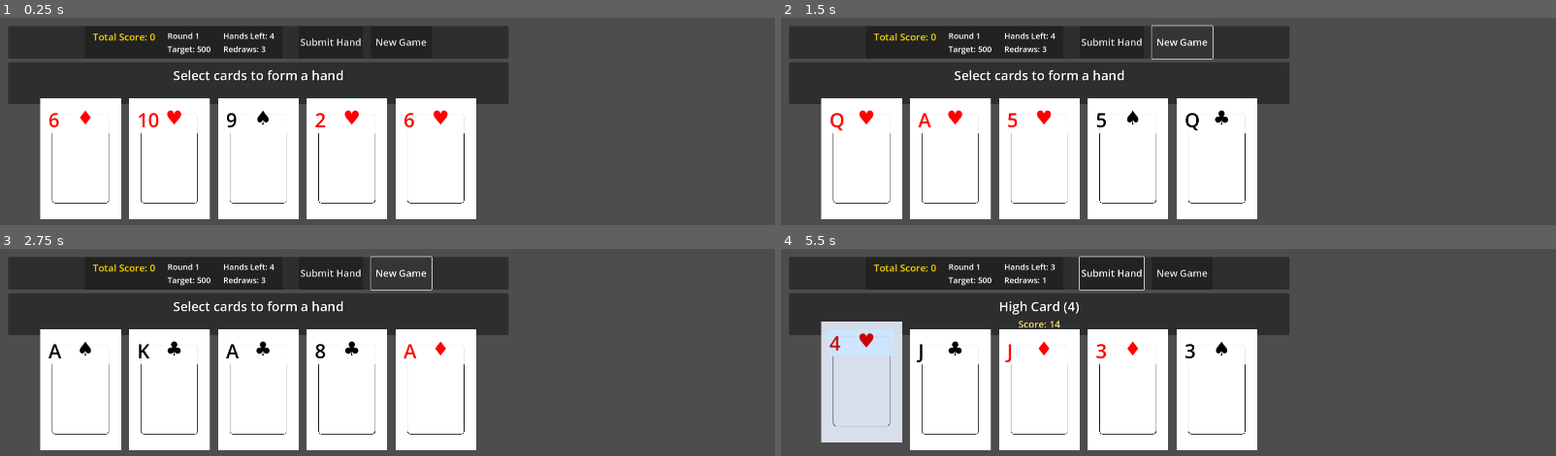
Above: before the commit, frames 1-4 (two rows, left to right).
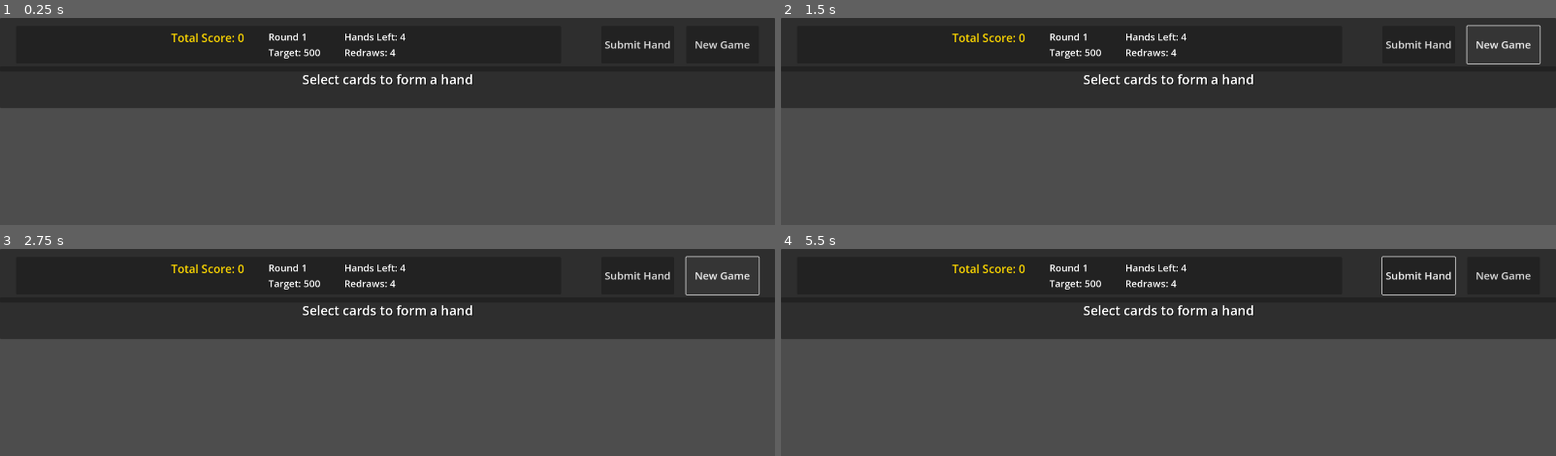
Above: after the commit, the same moments.

Repository: siwanetzu/cardgame
Game: Godot game, scene res://card_manager.tscn
Two runs of this game, one before a commit and one after it. Both use one fixed random seed, a clock stepped at 60 frames per second and the inputs below.
Inputs (mouse positions are in pixels of both pictures, inside the frame that each line leads up to):
- Up to frame 1 (0.25 s): no input
- Up to frame 2 (1.5 s): click "Submit Hand" at 0.5 s; click "New Game" at 1.25 s
- Up to frame 3 (2.75 s): click "New Game" at 2 s
- Up to frame 4 (5.5 s): click "Submit Hand" at 2.75 s; click "New Game" at 3.5 s; click "Submit Hand" at 4.25 s; tap Enter (ui_accept) at 5 s; move the mouse to (858, 389) at 5.02 s; hold Enter (ui_accept) from 5.03 s (still down); click (858, 389) at 5.17 s

The runs differ from the first frame. In frame 1, 52% of the frame differs, in the area x 0-100%, y 0-98%; in frame 2, 50%; in frame 3, 50%; in frame 4, 52%.

Commit message:
UI improvements

Diff:
--- a/card_manager.gd
+++ b/card_manager.gd
@@ -1,4 +1,4 @@
-extends Node2D  # Root must be Node2D for positioning
+extends Control  # Root must be Control for UI layout
 
 @onready var deck = $Deck  # Reference to deck system
 @onready var card_container = $CardContainer  # Where drawn cards are displayed
@@ -59,30 +59,61 @@
 	submit_button.disabled = false
 	new_game_button.disabled = false
 
-func draw_hand(count):
+func draw_hand(count: int, redraw_selected: bool = false):
+	if redraw_selected and selected_cards.is_empty():
+		return  # Don't redraw if no cards are selected
+
 	if not game_manager.redraw_hand():
 		# Can't redraw - either out of redraws or hands
 		if game_manager.is_game_over():
 			show_game_over()
 		return
 
-	# Clear any existing cards
-	for child in card_container.get_children():
-		child.queue_free()
-	selected_cards.clear()
-	current_score = 0
-	update_hand_display("Select cards to form a hand", Color(1, 1, 1, 1))
-	update_score_display(0)
-
-	# Draw new cards
-	for i in range(count):
-		var card_data = deck.draw_card()
-		if card_data:
-			var new_card = card_scene.instantiate()
-			new_card.rank = card_data.rank
-			new_card.suit = card_data.suit
-			card_container.add_child(new_card)
-			new_card.selection_changed.connect(_on_card_selection_changed)
+	if redraw_selected:
+		# Get the indices of selected cards to maintain position
+		var selected_indices = []
+		var all_cards = card_container.get_children()
+		for card in selected_cards:
+			selected_indices.append(all_cards.find(card))
+		selected_indices.sort()  # Sort to process from left to right
+
+		# Remove only the selected cards
+		for card in selected_cards:
+			card.queue_free()
+
+		# Draw new cards in the same positions
+		for idx in selected_indices:
+			var card_data = deck.draw_card()
+			if card_data:
+				var new_card = card_scene.instantiate()
+				new_card.rank = card_data.rank
+				new_card.suit = card_data.suit
+				card_container.add_child(new_card)
+				card_container.move_child(new_card, idx)  # Move to original position
+				new_card.selection_changed.connect(_on_card_selection_changed)
+
+		selected_cards.clear()
+		current_score = 0
+		update_score_display(0)
+		update_hand_display("Select cards to form a hand", Color(1, 1, 1, 1))
+	else:
+		# Clear any existing cards for a full new hand
+		for child in card_container.get_children():
+			child.queue_free()
+		selected_cards.clear()
+		current_score = 0
+		update_hand_display("Select cards to form a hand", Color(1, 1, 1, 1))
+		update_score_display(0)
+
+		# Draw new cards
+		for i in range(count):
+			var card_data = deck.draw_card()
+			if card_data:
+				var new_card = card_scene.instantiate()
+				new_card.rank = card_data.rank
+				new_card.suit = card_data.suit
+				card_container.add_child(new_card)
+				new_card.selection_changed.connect(_on_card_selection_changed)
 
 func _on_card_selection_changed(card, is_selected):
 	if is_selected:
@@ -223,10 +254,10 @@
 func _on_new_game_pressed():
 	start_new_game()
 
-# Space bar now only works if we can redraw
+# Space bar now redraws only selected cards
 func _input(event):
 	if event.is_action_pressed("ui_accept"):
-		draw_hand(5)
+		draw_hand(5, true)  # true indicates redraw only selected cards
 
 func show_game_over():
 	update_hand_display("Game Over! Final Score: " + str(game_manager.current_chips), Color(1, 0, 0, 1))
--- a/card_manager.tscn
+++ b/card_manager.tscn
@@ -5,7 +5,13 @@
 [ext_resource type="PackedScene" uid="uid://byfesufh0rm42" path="res://Deck.tscn" id="2_oht2j"]
 [ext_resource type="Script" path="res://game_manager.gd" id="4_u8n2k"]
 
-[node name="CardManager" type="Node2D"]
+[node name="CardManager" type="Control"]
+layout_mode = 3
+anchors_preset = 15
+anchor_right = 1.0
+anchor_bottom = 1.0
+grow_horizontal = 2
+grow_vertical = 2
 script = ExtResource("1_6miio")
 card_scene = ExtResource("2_7w3n1")
 
@@ -15,92 +21,100 @@
 [node name="Deck" parent="." instance=ExtResource("2_oht2j")]
 
 [node name="TopBar" type="PanelContainer" parent="."]
-offset_left = 20.0
-offset_top = 20.0
-offset_right = 1260.0
-offset_bottom = 90.0
+layout_mode = 1
+anchors_preset = 10
+anchor_right = 1.0
+offset_bottom = 100.0
+grow_horizontal = 2
 
-[node name="HBoxContainer" type="HBoxContainer" parent="TopBar"]
+[node name="MarginContainer" type="MarginContainer" parent="TopBar"]
 layout_mode = 2
-theme_override_constants/separation = 40
+theme_override_constants/margin_left = 40
+theme_override_constants/margin_top = 20
+theme_override_constants/margin_right = 40
+theme_override_constants/margin_bottom = 20
+
+[node name="HBoxContainer" type="HBoxContainer" parent="TopBar/MarginContainer"]
+layout_mode = 2
+theme_override_constants/separation = 100
 alignment = 1
 
-[node name="GameInfo" type="PanelContainer" parent="TopBar/HBoxContainer"]
+[node name="GameInfo" type="PanelContainer" parent="TopBar/MarginContainer/HBoxContainer"]
 layout_mode = 2
+size_flags_horizontal = 3
 
-[node name="MarginContainer" type="MarginContainer" parent="TopBar/HBoxContainer/GameInfo"]
+[node name="MarginContainer" type="MarginContainer" parent="TopBar/MarginContainer/HBoxContainer/GameInfo"]
 layout_mode = 2
 theme_override_constants/margin_left = 20
 theme_override_constants/margin_top = 10
 theme_override_constants/margin_right = 20
 theme_override_constants/margin_bottom = 10
 
-[node name="HBoxContainer" type="HBoxContainer" parent="TopBar/HBoxContainer/GameInfo/MarginContainer"]
+[node name="HBoxContainer" type="HBoxContainer" parent="TopBar/MarginContainer/HBoxContainer/GameInfo/MarginContainer"]
+layout_mode = 2
+theme_override_constants/separation = 60
+alignment = 1
+
+[node name="ScoreInfo" type="VBoxContainer" parent="TopBar/MarginContainer/HBoxContainer/GameInfo/MarginContainer/HBoxContainer"]
+layout_mode = 2
+theme_override_constants/separation = 5
+
+[node name="ScoreLabel" type="Label" parent="TopBar/MarginContainer/HBoxContainer/GameInfo/MarginContainer/HBoxContainer/ScoreInfo"]
+layout_mode = 2
+theme_override_colors/font_color = Color(1, 0.85, 0, 1)
+theme_override_font_sizes/font_size = 28
+text = "Total Score: 0"
+
+[node name="RoundInfo" type="VBoxContainer" parent="TopBar/MarginContainer/HBoxContainer/GameInfo/MarginContainer/HBoxContainer"]
+layout_mode = 2
+theme_override_constants/separation = 5
+
+[node name="RoundLabel" type="Label" parent="TopBar/MarginContainer/HBoxContainer/GameInfo/MarginContainer/HBoxContainer/RoundInfo"]
+layout_mode = 2
+theme_override_font_sizes/font_size = 24
+text = "Round 1"
+
+[node name="TargetLabel" type="Label" parent="TopBar/MarginContainer/HBoxContainer/GameInfo/MarginContainer/HBoxContainer/RoundInfo"]
+layout_mode = 2
+theme_override_font_sizes/font_size = 24
+text = "Target: 500"
+
+[node name="ResourceInfo" type="VBoxContainer" parent="TopBar/MarginContainer/HBoxContainer/GameInfo/MarginContainer/HBoxContainer"]
+layout_mode = 2
+theme_override_constants/separation = 5
+
+[node name="HandsLabel" type="Label" parent="TopBar/MarginContainer/HBoxContainer/GameInfo/MarginContainer/HBoxContainer/ResourceInfo"]
+layout_mode = 2
+theme_override_font_sizes/font_size = 24
+text = "Hands Left: 4"
+
+[node name="RedrawsLabel" type="Label" parent="TopBar/MarginContainer/HBoxContainer/GameInfo/MarginContainer/HBoxContainer/ResourceInfo"]
+layout_mode = 2
+theme_override_font_sizes/font_size = 24
+text = "Redraws: 4"
+
+[node name="ButtonContainer" type="HBoxContainer" parent="TopBar/MarginContainer/HBoxContainer"]
 layout_mode = 2
 theme_override_constants/separation = 30
 
-[node name="ScoreInfo" type="VBoxContainer" parent="TopBar/HBoxContainer/GameInfo/MarginContainer/HBoxContainer"]
+[node name="SubmitButton" type="Button" parent="TopBar/MarginContainer/HBoxContainer/ButtonContainer"]
+custom_minimum_size = Vector2(180, 60)
 layout_mode = 2
-theme_override_constants/separation = 5
-
-[node name="ScoreLabel" type="Label" parent="TopBar/HBoxContainer/GameInfo/MarginContainer/HBoxContainer/ScoreInfo"]
-layout_mode = 2
-theme_override_colors/font_color = Color(1, 0.85, 0, 1)
-theme_override_font_sizes/font_size = 24
-text = "Total Score: 0"
-
-[node name="RoundInfo" type="VBoxContainer" parent="TopBar/HBoxContainer/GameInfo/MarginContainer/HBoxContainer"]
-layout_mode = 2
-theme_override_constants/separation = 5
-
-[node name="RoundLabel" type="Label" parent="TopBar/HBoxContainer/GameInfo/MarginContainer/HBoxContainer/RoundInfo"]
-layout_mode = 2
-theme_override_font_sizes/font_size = 20
-text = "Round 1"
-
-[node name="TargetLabel" type="Label" parent="TopBar/HBoxContainer/GameInfo/MarginContainer/HBoxContainer/RoundInfo"]
-layout_mode = 2
-theme_override_font_sizes/font_size = 20
-text = "Target: 500"
-
-[node name="ResourceInfo" type="VBoxContainer" parent="TopBar/HBoxContainer/GameInfo/MarginContainer/HBoxContainer"]
-layout_mode = 2
-theme_override_constants/separation = 5
-
-[node name="HandsLabel" type="Label" parent="TopBar/HBoxContainer/GameInfo/MarginContainer/HBoxContainer/ResourceInfo"]
-layout_mode = 2
-theme_override_font_sizes/font_size = 20
-text = "Hands Left: 4"
-
-[node name="RedrawsLabel" type="Label" parent="TopBar/HBoxContainer/GameInfo/MarginContainer/HBoxContainer/ResourceInfo"]
-layout_mode = 2
-theme_override_font_sizes/font_size = 20
-text = "Redraws: 4"
-
-[node name="ButtonContainer" type="HBoxContainer" parent="TopBar/HBoxContainer"]
-layout_mode = 2
-theme_override_constants/separation = 20
-
-[node name="SubmitButton" type="Button" parent="TopBar/HBoxContainer/ButtonContainer"]
-custom_minimum_size = Vector2(150, 50)
-layout_mode = 2
-theme_override_font_sizes/font_size = 24
+theme_override_font_sizes/font_size = 26
 text = "Submit Hand"
 
-[node name="NewGameButton" type="Button" parent="TopBar/HBoxContainer/ButtonContainer"]
-custom_minimum_size = Vector2(150, 50)
+[node name="NewGameButton" type="Button" parent="TopBar/MarginContainer/HBoxContainer/ButtonContainer"]
+custom_minimum_size = Vector2(180, 60)
 layout_mode = 2
-theme_override_font_sizes/font_size = 24
+theme_override_font_sizes/font_size = 26
 text = "New Game"
 
 [node name="HandDisplay" type="PanelContainer" parent="."]
-anchors_preset = 5
-anchor_left = 0.5
-anchor_right = 0.5
-offset_left = 20.0
-offset_top = 110.0
-offset_right = 1260.0
-offset_bottom = 180.0
+layout_mode = 1
+anchors_preset = 10
+anchor_right = 1.0
+offset_top = 120.0
+offset_bottom = 220.0
 grow_horizontal = 2
 
 [node name="MarginContainer" type="MarginContainer" parent="HandDisplay"]
@@ -137,15 +151,13 @@
 vertical_alignment = 1
 
 [node name="CardContainer" type="HBoxContainer" parent="."]
-anchors_preset = 8
-anchor_left = 0.5
+layout_mode = 1
+anchors_preset = 14
 anchor_top = 0.5
-anchor_right = 0.5
+anchor_right = 1.0
 anchor_bottom = 0.5
-offset_left = 20.0
-offset_top = 200.0
-offset_right = 1260.0
-offset_bottom = 500.0
+offset_top = -150.0
+offset_bottom = 150.0
 grow_horizontal = 2
 grow_vertical = 2
 theme_override_constants/separation = 20
